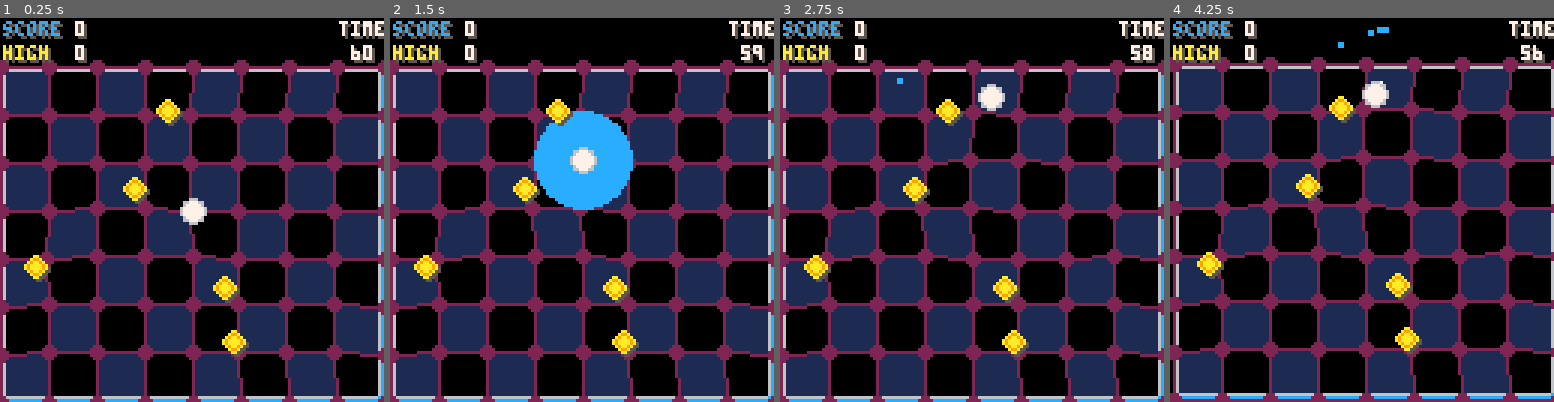
Above: before the commit, frames 1-4 (left to right).
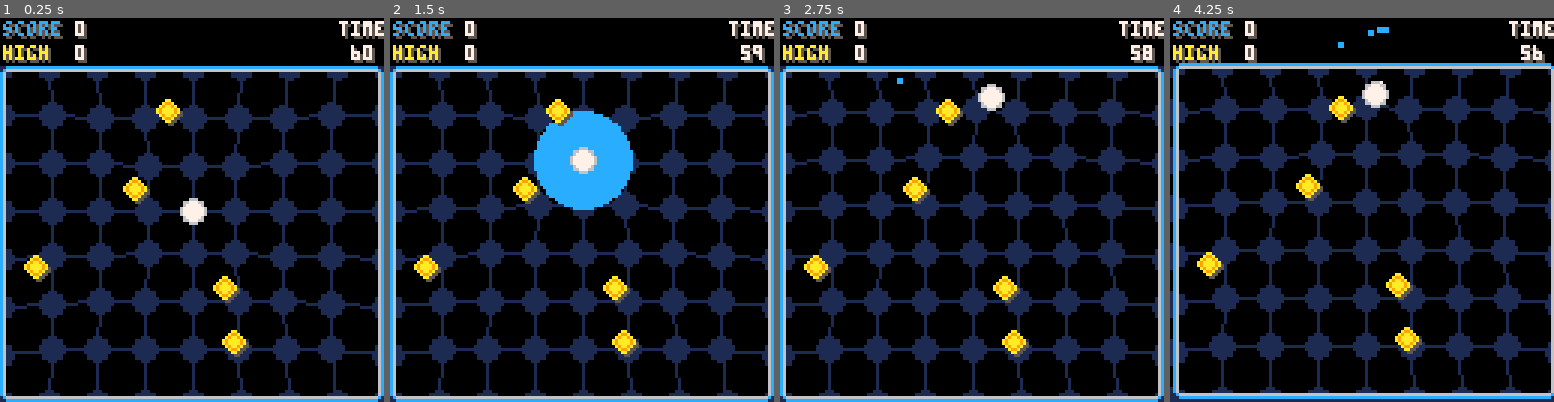
Above: after the commit, the same moments.

Repository: tesselode/netty
Game: PICO-8 cartridge launcher.p8
The game is run twice, just before and just after one commit, with the same random seed, the same clock (stepped at 60 frames per second) and the same inputs.
Inputs:
- Up to frame 1 (0.25 s): no input
- Up to frame 2 (1.5 s): tap O (Z key) at 0.33, 0.7, 1.43 s; tap X (X key) at 1.07 s
- Up to frame 3 (2.75 s): hold Left 1.97-2.37 s; tap X (X key) at 2.07, 2.4, 2.73 s; tap O (Z key) at 2.22 s; hold Down from 2.42 s (still down)
- Up to frame 4 (4.25 s): release Down at 2.82 s; hold Right 2.87-3.53 s; tap X (X key) every 0.33 s from 3.07 to 4.07 s; tap O (Z key) at 3.1, 3.98 s; hold Up 3.58-4.08 s; hold Right from 4.13 s (still down)

The runs differ from the first frame. In frame 1, 49% of the frame differs, in the area x 0-100%, y 10-100%; in frame 2, 46%; in frame 3, 48%; in frame 4, 49%.

Commit message:
grid pt. 2

Diff:
--- a/launcher.p8
+++ b/launcher.p8
@@ -525,12 +525,12 @@
    return
   end
 
-  for d in all(dots) do
-   local r = (d.x - self.x)^2 + (d.y - self.y)^2
-   if r < 1 then r = 1 end
-   self.x = lerp(self.x, d.x, .1/r)
-   self.y = lerp(self.y, d.y, .1/r)
-  end
+  --for d in all(dots) do
+  -- local r = (d.x - self.x)^2 + (d.y - self.y)^2
+  -- if r < 1 then r = 1 end
+  -- self.x = lerp(self.x, d.x, .1/r)
+  -- self.y = lerp(self.y, d.y, .1/r)
+  --end
 
   for b in all(blackholes) do
 	  local r = sqrt((b.x - self.x)^2 + (b.y - self.y)^2)
@@ -539,10 +539,11 @@
    self.y = lerp(self.y, b.y, 1/r)
   end
 
-  local r = (player.x - self.x)^2 + (player.y - self.y)^2
+  local r = sqrt((player.x - self.x)^2 + (player.y - self.y)^2)
   if r < 1 then r = 1 end
-  self.x = lerp(self.x, player.x, .1/r)
-  self.y = lerp(self.y, player.y, .1/r)
+  local f = (player.r^3)/320
+  self.x = lerp(self.x, player.x, f/r)
+  self.y = lerp(self.y, player.y, f/r)
 
   if gravitytimer > 0 then
    self.y = lerp(self.y, 128, .01)
@@ -731,32 +732,34 @@
 function state.gameplay:draw()
  cls()
 
- -- draw map
  camera(cam.sequence[cam.frame][1], cam.sequence[cam.frame][2])
- map(0, 0, 0, 0, 16, 16)
 
  -- draw grid
+ clip(0, 16, 128, 112)
  for x = 0, 128, 16 do
 	 for y = 16, 128, 16 do
-	  self.grid[x][y]:draw()
+	  local p = self.grid[x][y]
+	  circfill(p.x, p.y, 4, 1)
 	 end
 	end
-
 	for x = 0, 128, 16 do
 	 for y = 16, 112, 16 do
 	  local a = self.grid[x][y]
 	  local b = self.grid[x][y+16]
-	  line(a.x, a.y, b.x, b.y)
+	  line(a.x, a.y, b.x, b.y, 1)
 	 end
 	end
 	for x = 0, 112, 16 do
 	 for y = 16, 128, 16 do
 	  local a = self.grid[x][y]
 	  local b = self.grid[x+16][y]
-	  line(a.x, a.y, b.x, b.y)
+	  line(a.x, a.y, b.x, b.y, 1)
 	 end
 	end
-
+	clip()
+
+ -- draw map
+ map(0, 0, 0, 0, 16, 16)
 
 	-- draw entities
  for b in all(blackholes) do
Not shown, changed: 20 lines of the sprite sheet (__gfx__) section of launcher.p8
